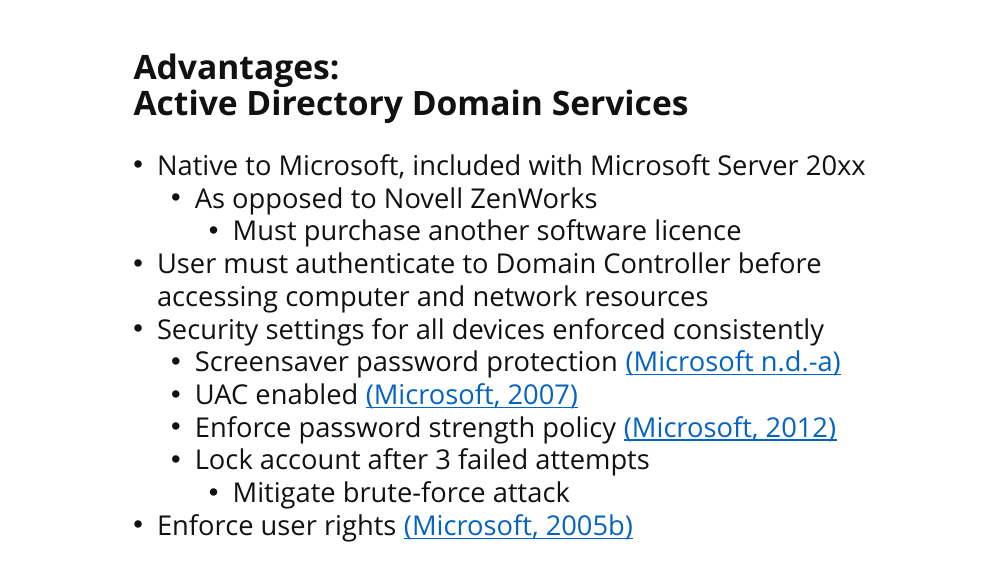
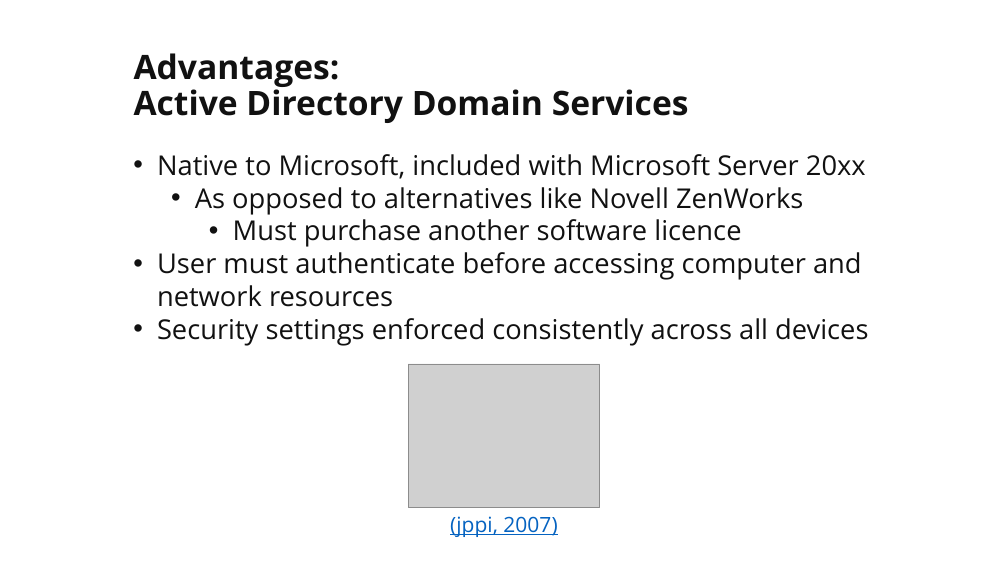
Before and after one commit to martymcflywa/ecu, a slide deck: slide 19 of year_1/sem_2/CSI1101_computer_security/0b_assignment_2_[22MAY15_0900]/dev/CSI1101_PONCE_A2_v03.pptx. Drawn at 1008x567 pixels with LibreOffice and Linux fonts; fonts in the diff are those of the drawing; grey boxes stand for pictures. Boxes give left, top, right and bottom in pixels: in the first picture for what was removed or moved away, otherwise in the second. Text is boxed around its words. In the diff, an @@ line names an element or a change of style, - is before the commit and + after.

```diff
--- a/year_1/sem_2/CSI1101_computer_security/0b_assignment_2_[22MAY15_0900]/dev/CSI1101_PONCE_A2_v03.pptx
+++ b/year_1/sem_2/CSI1101_computer_security/0b_assignment_2_[22MAY15_0900]/dev/CSI1101_PONCE_A2_v03.pptx
@@ text at (195, 187, 803, 215): text changed @@
-  • As opposed to Novell ZenWorks
+  • As opposed to alternatives like Novell ZenWorks
@@ text at (157, 252, 868, 346): text changed @@
-• User must authenticate to Domain Controller before accessing computer and network resources
-• Security settings for all devices enforced consistently
-  • Screensaver password protection (Microsoft n.d.-a)
-  • UAC enabled (Microsoft, 2007)
-  • Enforce password strength policy (Microsoft, 2012)
-  • Lock account after 3 failed attempts
-    • Mitigate brute-force attack
-• Enforce user rights (Microsoft, 2005b)
+• User must authenticate before accessing computer and network resources
+• Security settings enforced consistently across all devices
@@ picture added at (408, 364, 600, 507) @@
@@ text added at (450, 516, 557, 537), 20 pt, text #0563C1, underline @@
+(jppi, 2007)
```
Also in this commit, not shown: 9 other slides changed, 1 slide added.
